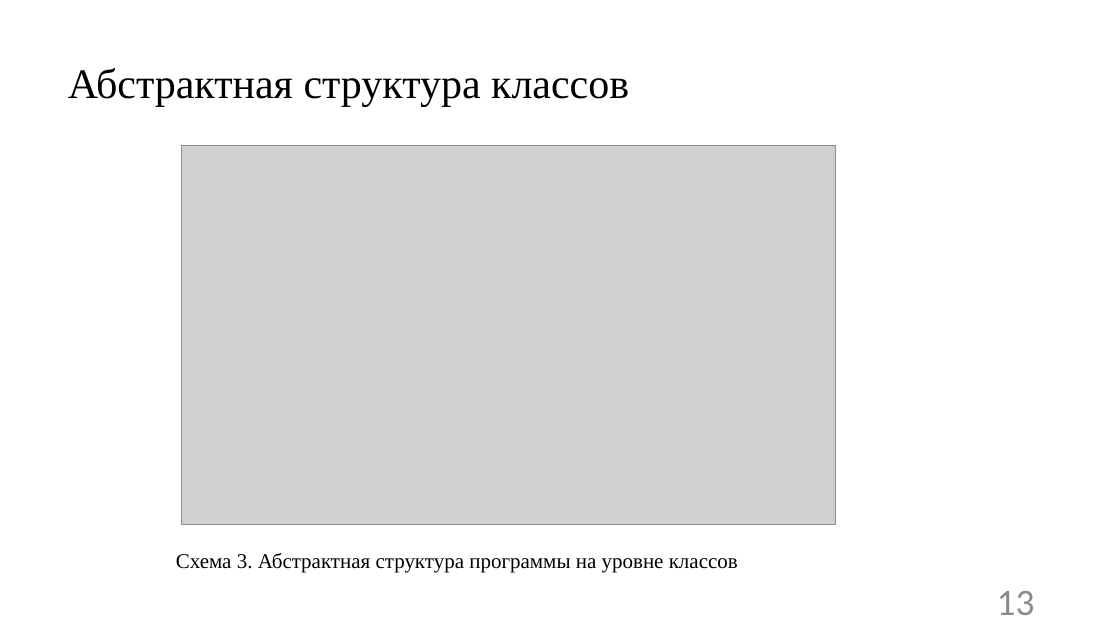
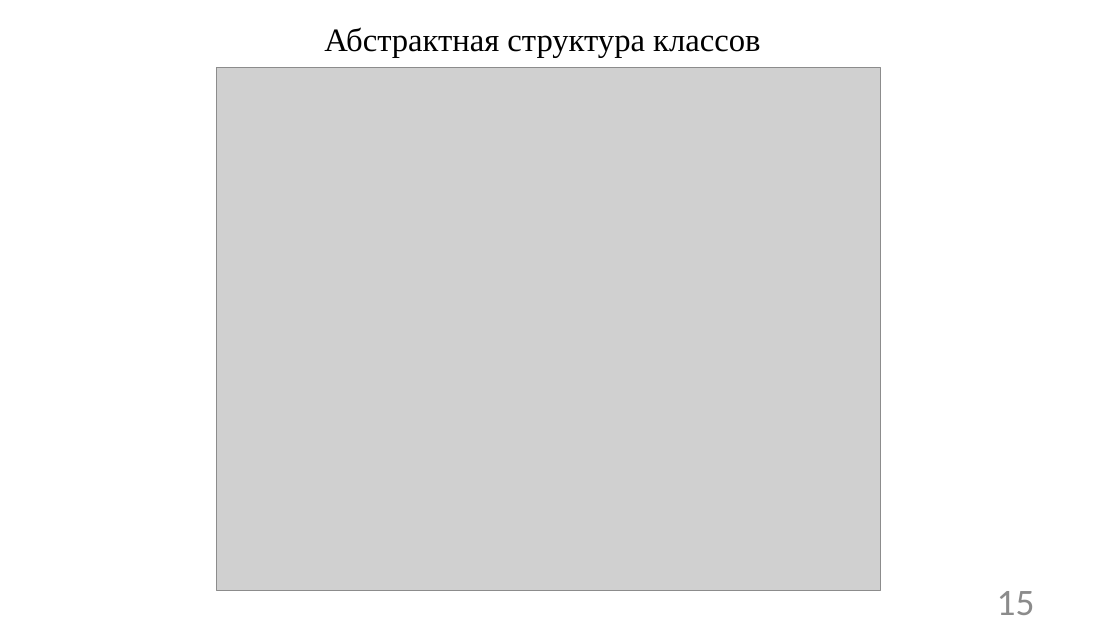
Before and after one commit to vadimgilka/SportApp, a slide deck: slide 15 of Documentation/Documentation Frontend/предзащита.pptx (slide 13 before the commit). Drawn at 1120x630 pixels with LibreOffice and Linux fonts; fonts in the diff are those of the drawing; grey boxes stand for pictures. Boxes give left, top, right and bottom in pixels: in the first picture for what was removed or moved away, otherwise in the second. Text is boxed around its words. In the diff, an @@ line names an element or a change of style, - is before the commit and + after.

```diff
--- a/Documentation/Documentation Frontend/предзащита.pptx
+++ b/Documentation/Documentation Frontend/предзащита.pptx
@@ title "Абстрактная структура классов" at [324, 27, 760, 57]: size 36 to 28 pt; alignment left to centre @@
@@ picture: place and size @@
-picture at [181, 145, 836, 524]
+picture at [217, 67, 881, 590]
@@ text removed at [176, 553, 738, 573] @@
-Схема 3. Абстрактная структура программы на уровне классов
@@ page number at [997, 591, 1035, 615]: text changed @@
-13
+15
```
Also in this commit, not shown: 6 other slides changed, 7 slides added, 5 slides removed, 8 other files.
